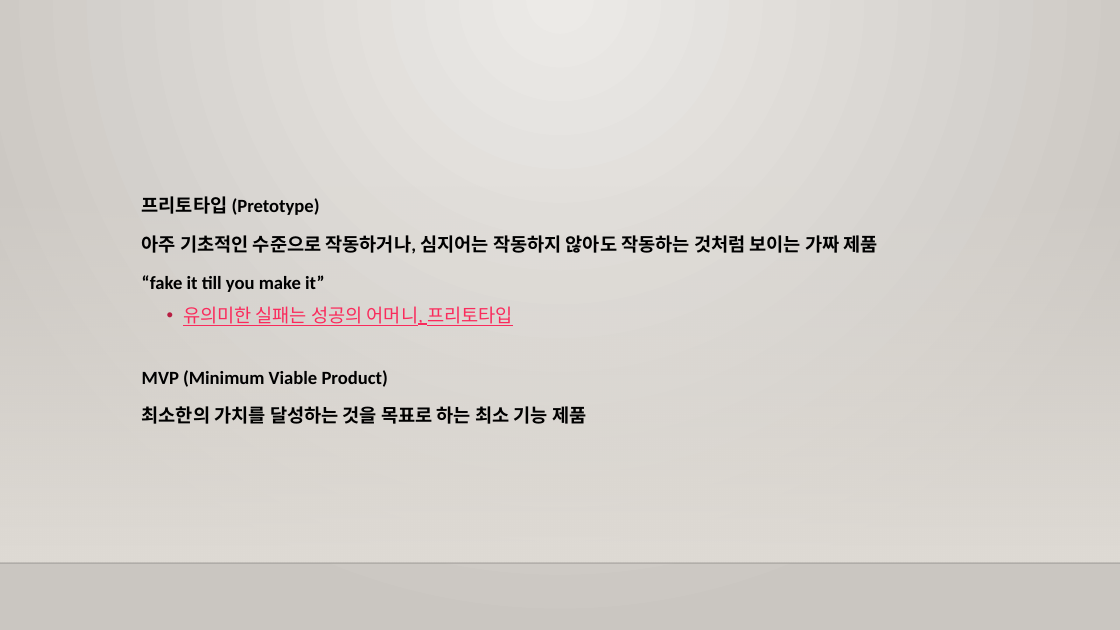
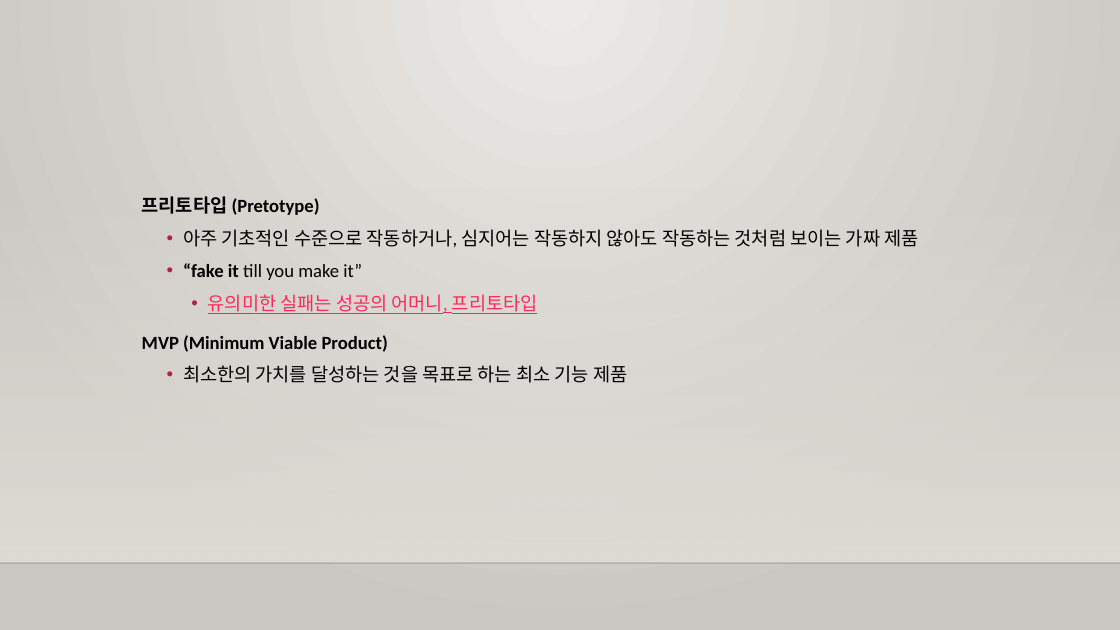
Before and after one commit to m00nlygreat/obsidian-vault, a slide deck: slide 16 of 노코드 엔지니어링/노코드 개론.pptx (slide 14 before the commit). Drawn at 1120x630 pixels with LibreOffice and Linux fonts; fonts in the diff are those of the drawing; background and template pictures are left out. Boxes give left, top, right and bottom in pixels: in the first picture for what was removed or moved away, otherwise in the second. Text is boxed around its words. In the diff, an @@ line names an element or a change of style, - is before the commit and + after.

```diff
--- a/노코드 엔지니어링/노코드 개론.pptx
+++ b/노코드 엔지니어링/노코드 개론.pptx
@@ text "프리토타입 (Pretotype)" at (142, 196, 918, 383): bold off in "아주 기초적인 수준으로 작동하거나, 심지어는 작동하지 않아도 ...", "till you make it”", "최소한의 가치를 달성하는 것을 목표로 하는 최소 ..."; less space between paragraphs; bullet none to •; list level 1 to 2 in "아주 기초적인 수준으로 작동하거나, 심지어는 ..."; list level 1 to 2 in "“fake it till you make ..."; list level 2 to 3 in "유의미한 실패는 성공의 어머니, 프리토타입"; list level 1 to 2 in "최소한의 가치를 달성하는 것을 목표로 ..." @@
```
Also in this commit, not shown: 5 other slides changed, 2 slides added, 2 other files.
